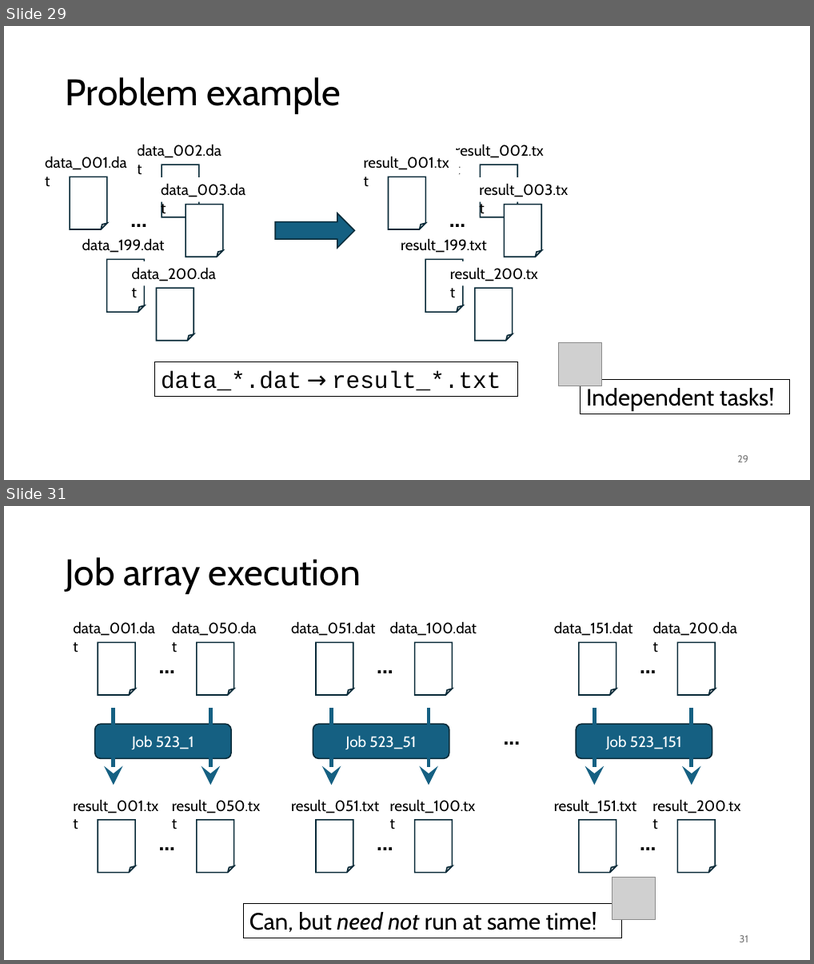
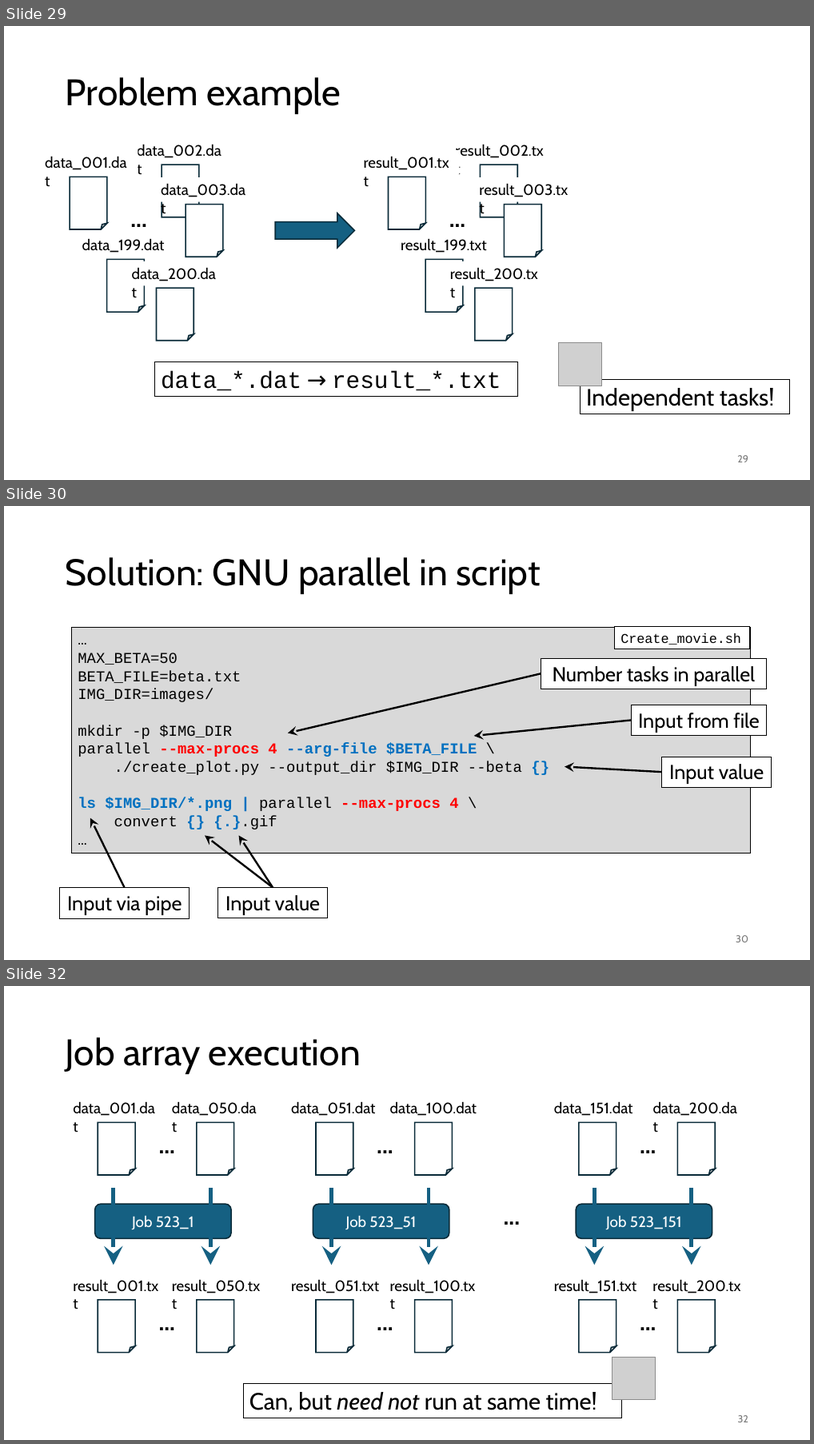
Before and after one commit to gjbex/Workflows-for-HPC, a slide deck: workflow_for_HPC.pptx. Shown one above the other, each under a label of ours: slides 29 and 31 before the commit, slides 29, 30 and 32 after it; the slides between them are not shown. The pictures are 814x964 and 814x1444 pixels, drawn with LibreOffice and Linux fonts; fonts in the diff are those of the drawing; grey boxes stand for pictures. Boxes give left, top, right and bottom in pixels: in the first picture for what was removed or moved away, otherwise in the second. Text is boxed around its words. In the diff, an @@ line names an element or a change of style, - is before the commit and + after.

Commit message:
Add GNU parallel slides

```diff
--- a/workflow_for_HPC.pptx
+++ b/workflow_for_HPC.pptx
@@ slide 30 added at [4,506,810,960], background #FFFFFF @@
@@ title added at [66,557,541,594], 44 pt, text #000000 @@
+Solution: GNU parallel in script
@@ rectangle added at [72,627,750,853], fill #D9D9D9, outline #000000 0.75 pt, 18 pt, text #000000 @@
+…
+MAX_BETA=50
+BETA_FILE=beta.txt
+IMG_DIR=images/
+mkdir -p $IMG_DIR
+parallel --max-procs 4 --arg-file $BETA_FILE \
+./create_plot.py --output_dir $IMG_DIR --beta {}
+ls $IMG_DIR/*.png | parallel --max-procs 4 \
+convert {} {.}.gif
+…
@@ rectangle added at [615,626,750,648], fill #FFFFFF, outline #000000 0.75 pt, 16 pt, text #000000 @@
+Create_movie.sh
@@ arrow added from (541, 673) to (288, 733), #000000 2.25 pt @@
@@ rectangle added at [541,659,767,688], fill #FFFFFF, outline #000000 0.75 pt, 24 pt, text #000000 @@
+Number tasks in parallel
@@ arrow added from (632, 720) to (474, 736), #000000 2.25 pt @@
@@ rectangle added at [632,704,767,735], fill #FFFFFF, outline #000000 0.75 pt, 24 pt, text #000000 @@
+Input from file
@@ arrow added from (662, 772) to (565, 767), #000000 2.25 pt @@
@@ rectangle added at [662,756,772,787], fill #FFFFFF, outline #000000 0.75 pt, 24 pt, text #000000 @@
+Input value
@@ arrow added from (124, 888) to (90, 817), #000000 2.25 pt @@
@@ arrow added from (274, 887) to (205, 835), #000000 2.25 pt @@
@@ arrow added from (274, 887) to (238, 835), #000000 2.25 pt @@
@@ rectangle added at [60,888,190,918], fill #FFFFFF, outline #000000 0.75 pt, 24 pt, text #000000 @@
+Input via pipe
@@ rectangle added at [218,887,328,917], fill #FFFFFF, outline #000000 0.75 pt, 24 pt, text #000000 @@
+Input value
@@ page number added at [736,935,749,942], 12 pt, text #797979 @@
+30
@@ what was slide 31 is now slide 32 @@
@@ page number at [738,1415,749,1422]: text changed @@
-31
+32
```
Also in this commit, not shown: 2 slides changed.
